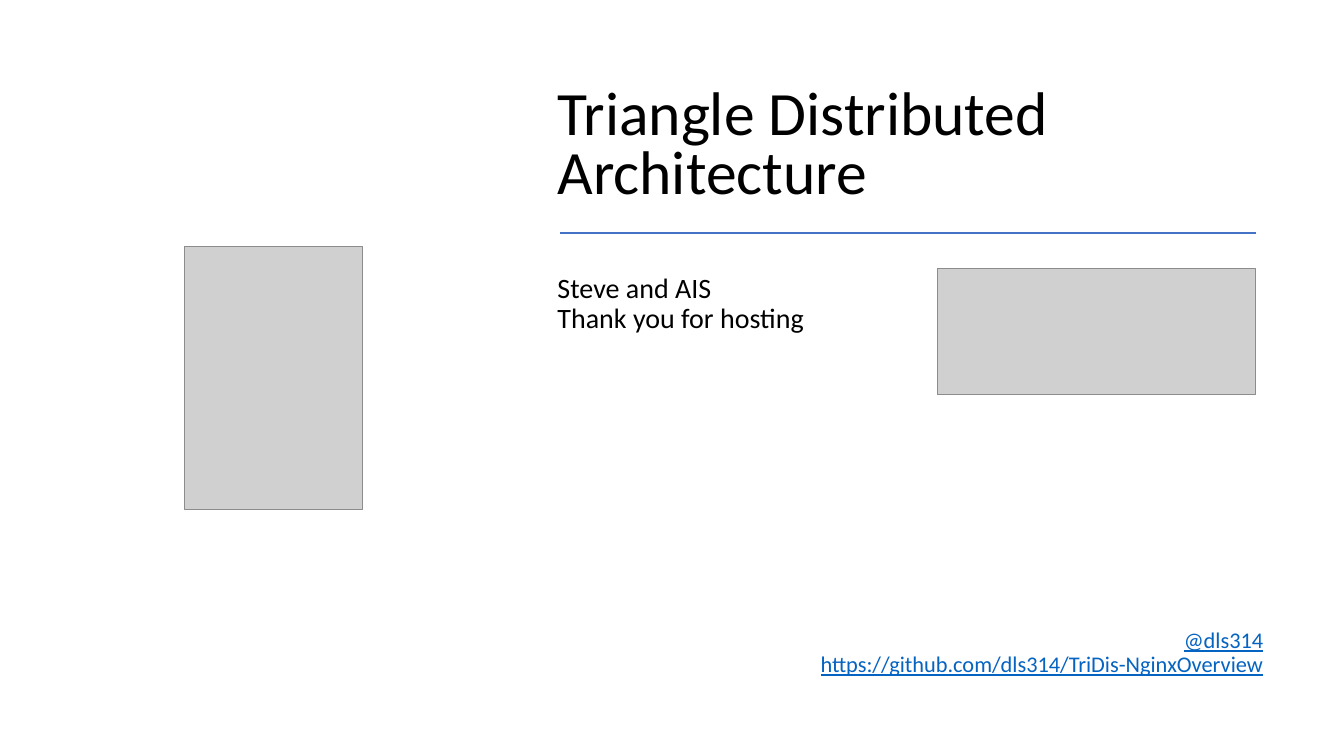
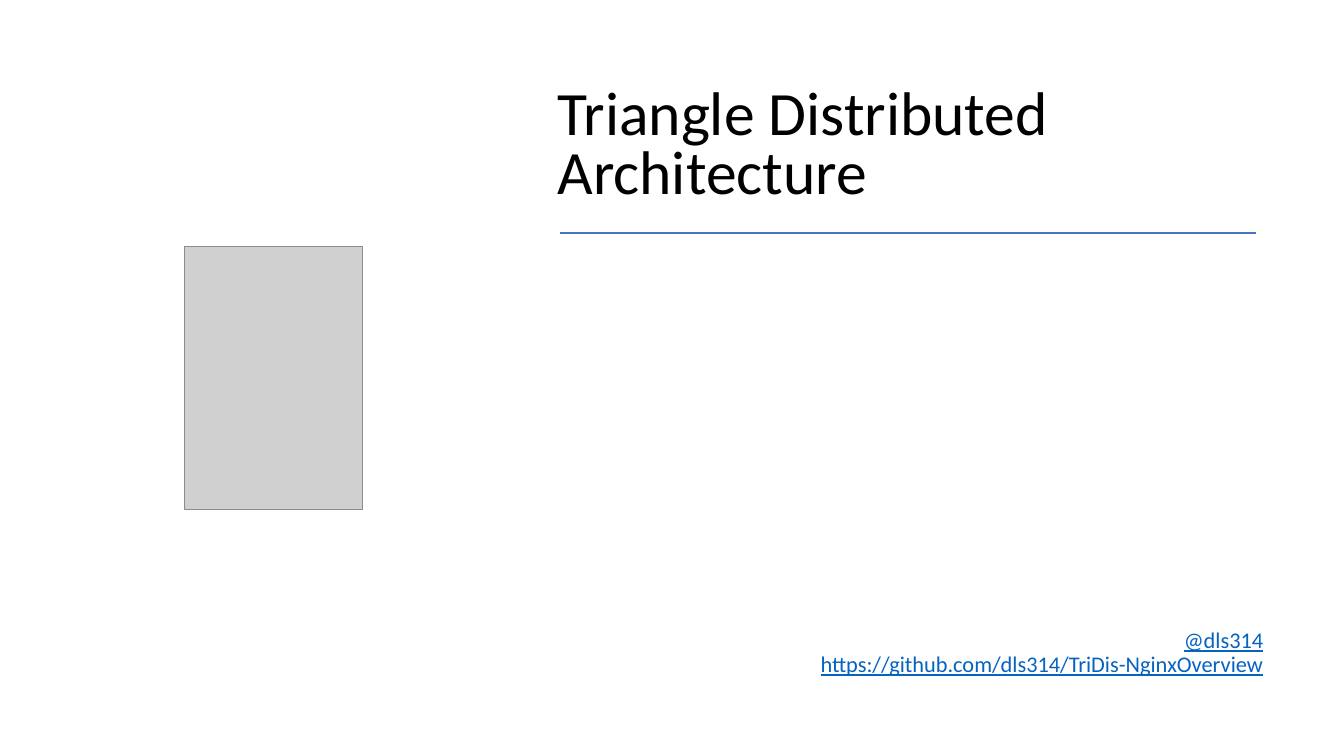
Before and after one commit to abhishekmansukhani/TriDis-NginxOverview, a slide deck: slide 2 of presentation/presentation.pptx. Drawn at 1344x756 pixels with LibreOffice and Linux fonts; fonts in the diff are those of the drawing; grey boxes stand for pictures. Boxes give left, top, right and bottom in pixels: in the first picture for what was removed or moved away, otherwise in the second. Text is boxed around its words. In the diff, an @@ line names an element or a change of style, - is before the commit and + after.

```diff
--- a/presentation/presentation.pptx
+++ b/presentation/presentation.pptx
@@ picture removed at (938,269,1255,395) @@
@@ text removed at (557,278,804,333) @@
-Steve and AIS
-Thank you for hosting
```
Also in this commit, not shown: 9 other slides changed, 2 slides added, 1 slide removed, 43 other files.
